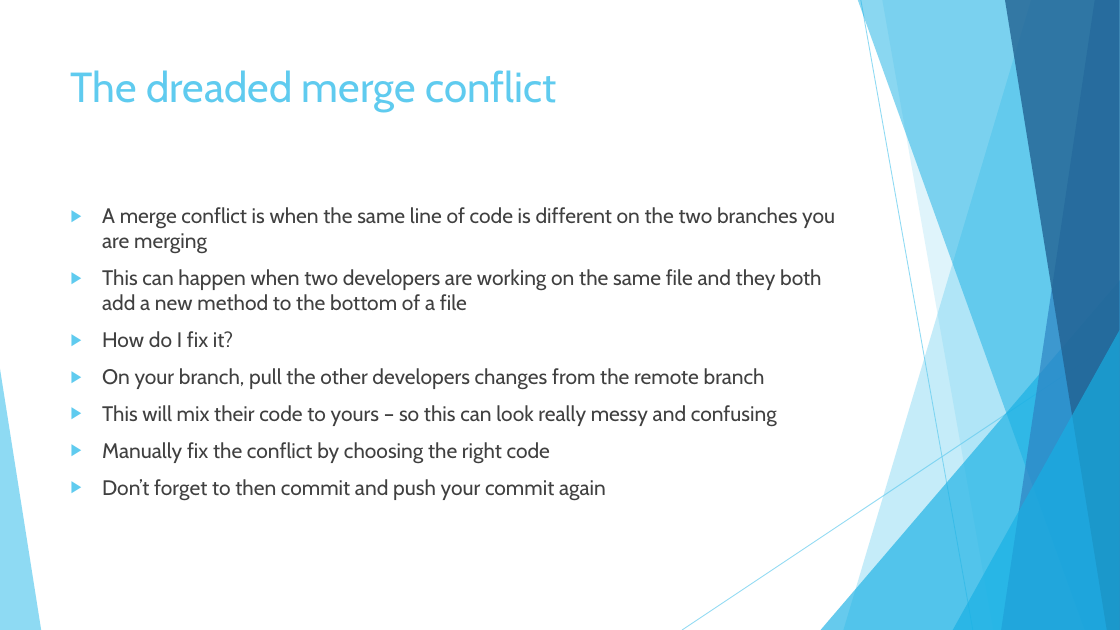
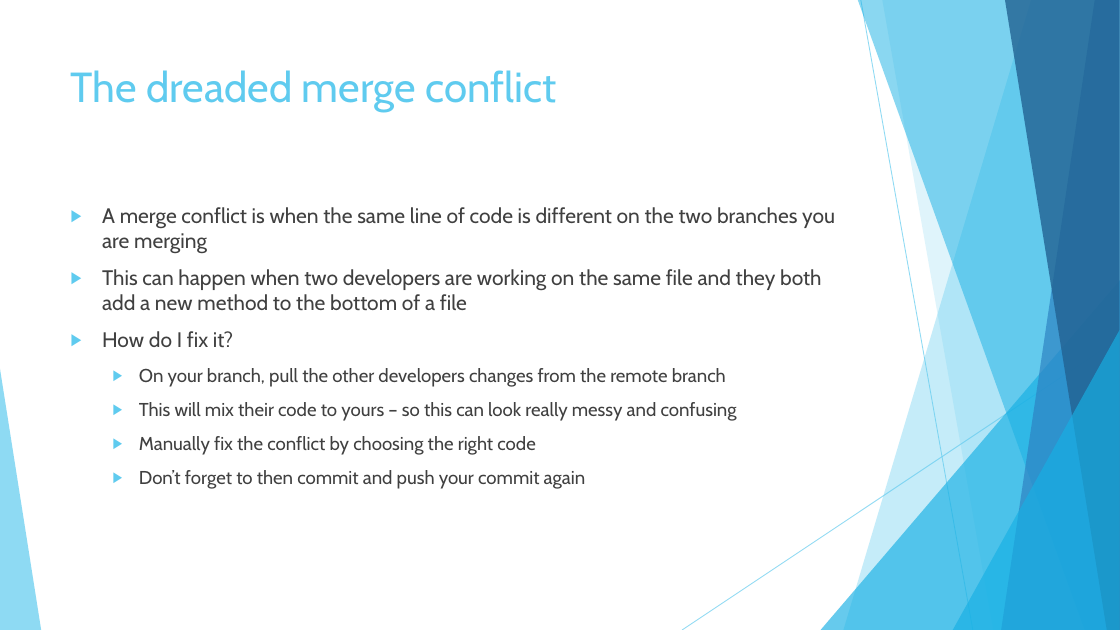
Before and after one commit to Jameswhale/git-introduction, a slide deck: slide 10 of Working collaboratively with Git.pptx. Drawn at 1120x630 pixels with LibreOffice and Linux fonts; fonts in the diff are those of the drawing. Boxes give left, top, right and bottom in pixels: in the first picture for what was removed or moved away, otherwise in the second. Text is boxed around its words. In the diff, an @@ line names an element or a change of style, - is before the commit and + after.

```diff
--- a/Working collaboratively with Git.pptx
+++ b/Working collaboratively with Git.pptx
@@ text at <box>139,368,737,489</box>: size 18 to 16 pt in "On your branch, pull the other developers ...", "This will mix their code to yours ...", "Manually fix the conflict by choosing the ...", "Don’t forget to then commit and push ..."; list level 1 to 2 in "On your branch, pull the ..."; list level 1 to 2 in "This will mix their code ..."; list level 1 to 2 in "Manually fix the conflict by ..."; list level 1 to 2 in "Don’t forget to then commit ..." @@
```
Also in this commit, not shown: 6 other slides changed, 1 other file.
